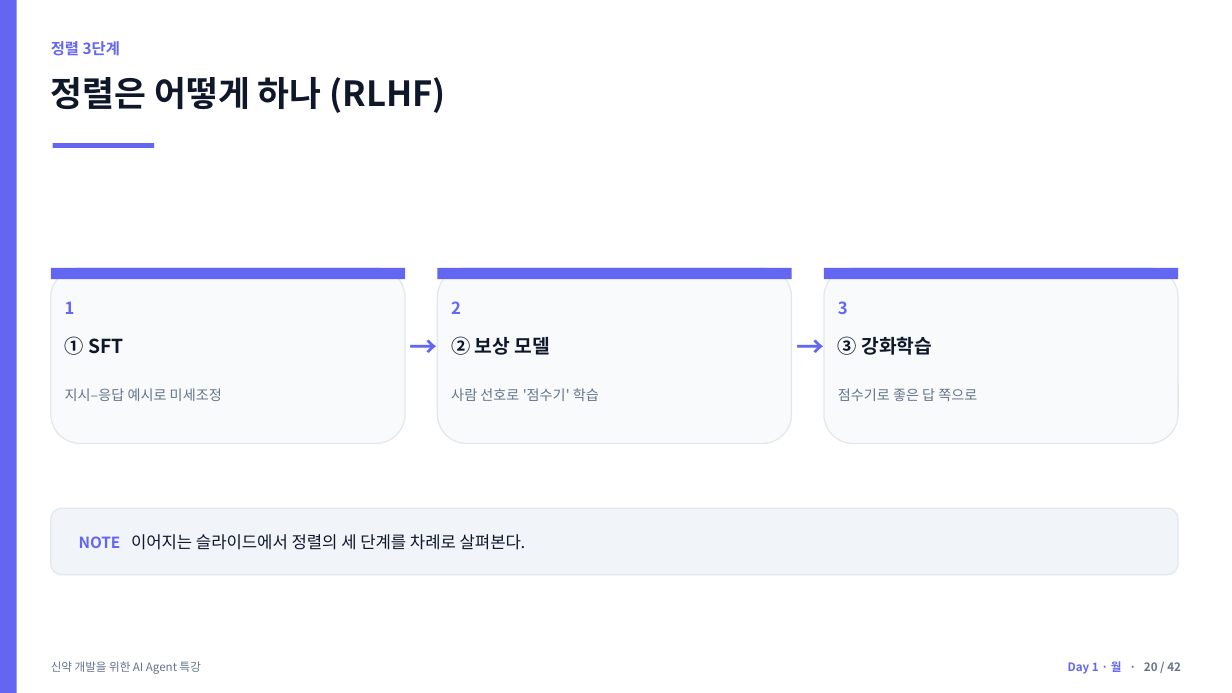
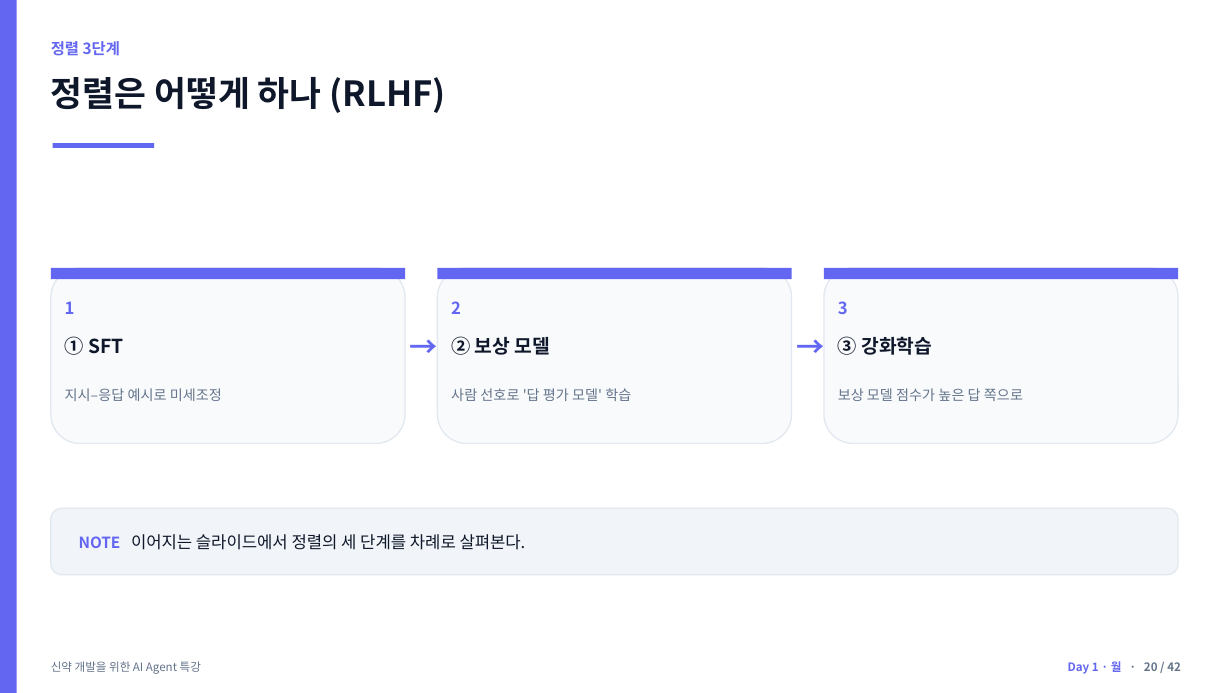
Before and after one commit to jyshin-22/wku-ai-agent-program, a slide deck: slide 20 of slides/day1.pptx. Drawn at 1232x693 pixels with LibreOffice and Linux fonts; fonts in the diff are those of the drawing. Boxes give left, top, right and bottom in pixels: in the first picture for what was removed or moved away, otherwise in the second. Text is boxed around its words. In the diff, an @@ line names an element or a change of style, - is before the commit and + after.

```diff
--- a/slides/day1.pptx
+++ b/slides/day1.pptx
@@ text at [451,388,631,401]: text changed @@
-사람 선호로 '점수기' 학습
+사람 선호로 '답 평가 모델' 학습
@@ text at [838,388,1023,401]: text changed @@
-점수기로 좋은 답 쪽으로
+보상 모델 점수가 높은 답 쪽으로
```
Also in this commit, not shown: 1 other slide changed, 7 other files.
